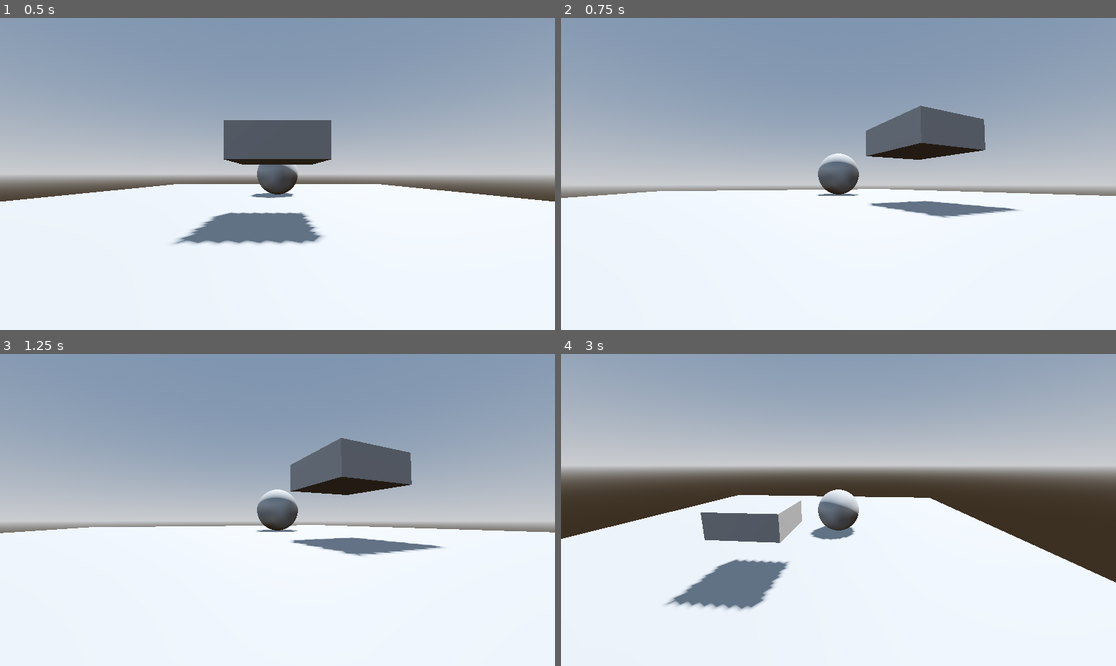
Above: before the commit, frames 1-4 (two rows, left to right).
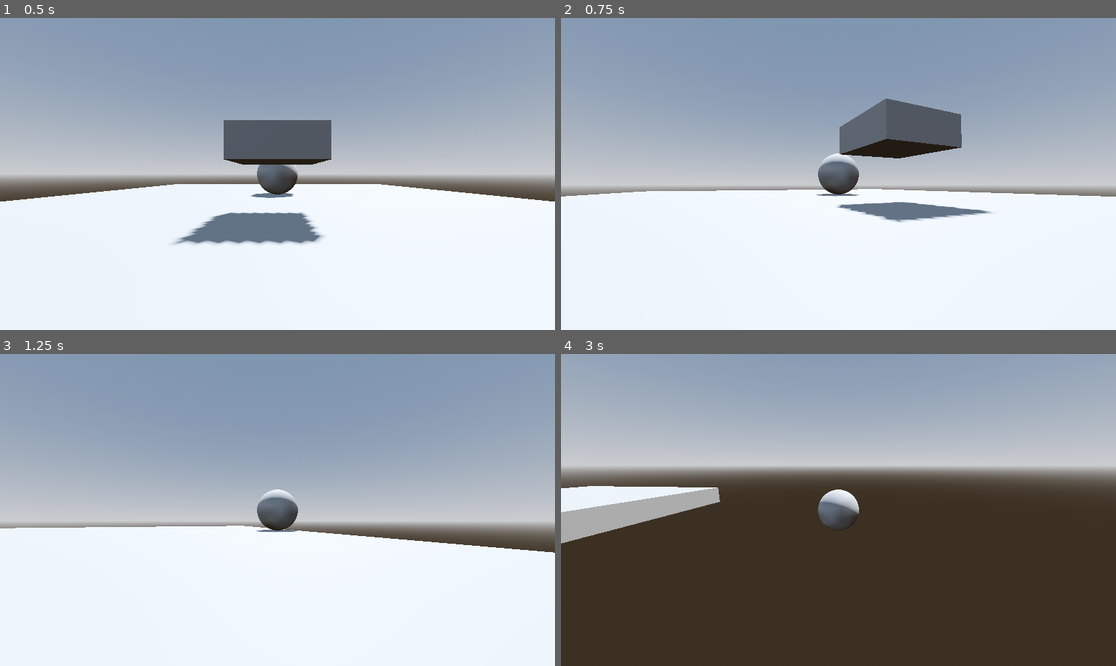
Above: after the commit, the same moments.

Repository: cliff-lilly-jean/pacman-stealth-game
Game: Godot game, scene res://scenes/world/world.tscn
Two runs of this game, one before a commit and one after it. Both use one fixed random seed, a clock stepped at 60 frames per second and the inputs below.
Inputs (mouse positions are in pixels of both pictures, inside the frame that each line leads up to):
- Up to frame 1 (0.5 s): no input
- Up to frame 2 (0.75 s): tap Enter at 0.5 s; move the mouse to (960, 158) at 0.52 s; hold D (move_right) from 0.53 s (still down); hold Shift (dash) from 0.53 s (still down)
- Up to frame 3 (1.25 s): keep holding D (move_right); keep holding Shift (dash)
- Up to frame 4 (3 s): move the mouse to (727, 525) at 1.27 s; release D (move_right) at 1.28 s; release Shift (dash) at 1.28 s; hold S (move_backward) 1.28-2.03 s; tap Shift (dash) at 1.35, 2.85 s; move the mouse to (894, 441) at 2.02 s; hold D (move_right) 2.03-2.78 s; hold Shift (dash) 2.03-2.78 s; move the mouse to (810, 572) at 2.77 s; hold W (move_forward) from 2.78 s (still down)

Frame 1 is identical in both runs. In frame 2, 2.9% of the frame differs, in the area x 0-100%, y 25-66%; in frame 3, 6.1%; in frame 4, 50%, in the area x 0-100%, y 42-100%.

Commit message:
Update player.gd

Diff:
--- a/scenes/player/player.gd
+++ b/scenes/player/player.gd
@@ -32,8 +32,8 @@
 	var desired_velocity: Vector3 = Vector3(input_direction.x, 0, input_direction.y)
 
 	if input_direction.length() >= 0.1:
-		velocity.x = move_toward(velocity.x, desired_velocity.x * speed * acceleration, delta)
-		velocity.z = move_toward(velocity.z, desired_velocity.z * speed * acceleration, delta)
+		velocity.x = move_toward(velocity.x, desired_velocity.x * speed, delta * acceleration)
+		velocity.z = move_toward(velocity.z, desired_velocity.z * speed, delta * acceleration)
 	else:
-		velocity.x = move_toward(0, desired_velocity.x * speed * acceleration, delta)
-		velocity.z = move_toward(0, desired_velocity.z * speed * acceleration, delta)
+		velocity.x = move_toward(0, desired_velocity.x * speed, delta * acceleration)
+		velocity.z = move_toward(0, desired_velocity.z * speed, delta * acceleration)
